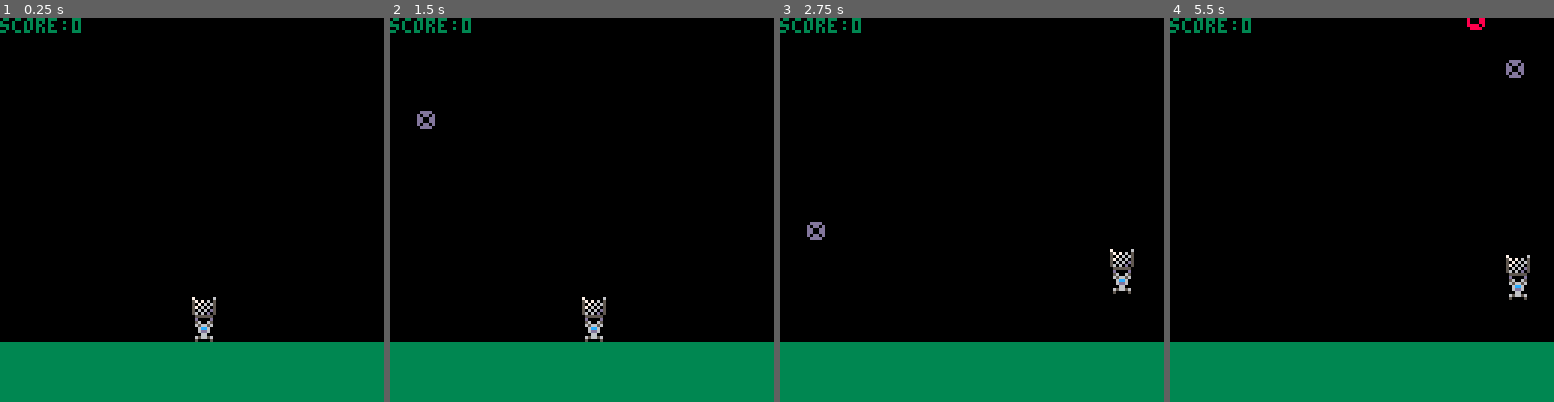
Above: before the commit, frames 1-4 (left to right).
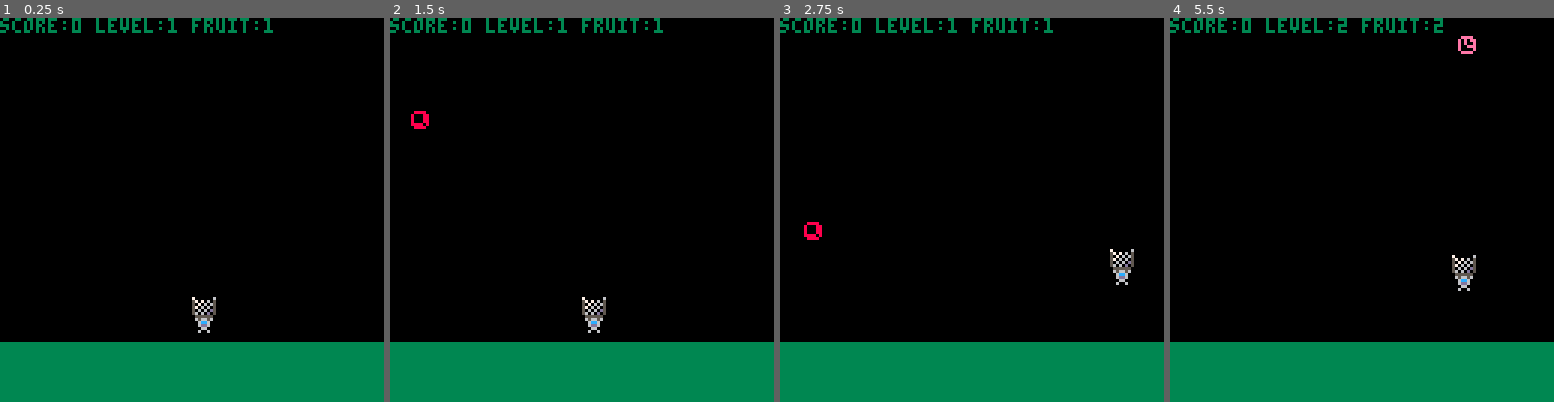
Above: after the commit, the same moments.

Repository: jacobneal65/drop-p8
Game: PICO-8 cartridge drop.p8
Two runs of this game, one before a commit and one after it. Both use one fixed random seed, a clock stepped at 60 frames per second and the inputs below.
Inputs:
- Up to frame 1 (0.25 s): no input
- Up to frame 2 (1.5 s): no input
- Up to frame 3 (2.75 s): hold Right 1.6-2.1 s; hold Up 2.15-2.42 s; hold Right from 2.47 s (still down)
- Up to frame 4 (5.5 s): release Right at 3.03 s; hold Left 3.08-3.58 s; hold Down 3.63-3.97 s; hold Right 4.02-4.68 s; hold Up 4.73-5.03 s; hold Left from 5.08 s (still down)

The runs differ from the first frame. In frame 1, 0.9% of the frame differs, in the area x 25-72%, y 0-85%; in frame 2, 1.1%; in frame 3, 1.1%; in frame 4, 1.8%, in the area x 25-94%, y 0-74%.

Commit message:
music update

Diff:
--- a/drop.p8
+++ b/drop.p8
@@ -10,18 +10,24 @@
 p_y=100
 fruits={}
 f_start=16
-f_cnt=6
+f_cnt=5
 f_itrvl=16
+f_ybnd=128
+
 grav=1
 level=1
 pt=0
 
+
 function _init()
  for i=1,level do
+ 	local fx=flr(rnd(110)+5)
  	fruit={
  		sprite=flr(rnd(f_cnt)+f_start),
- 		x=flr(rnd(120)+5),
- 		y=i*(-f_itrvl)
+ 		x=fx,
+ 		bx=fx,
+ 		y=i*(-f_itrvl),
+ 		wv=flr(rnd(10))
  	}
  	add(fruits,fruit)
  end
@@ -33,21 +39,32 @@
 	if (btn(2)) p_y-=2
 	if (btn(3)) p_y+=2
 
+	--bounds
+	if (p_x > 120) p_x=120
+	if (p_x < 0) p_x=1
+	if (p_y > 120) p_y=120
+	if (p_y < 0) p_y=1
+
 	--fruit
 	for fruit in all(fruits) do
 		fruit.y+=grav
+		fruit.x=fruit.bx+fruit.wv*sin(time())
 		if fruit.y+4>p_y-8
 		and fruit.y+4<p_y
 		and fruit.x+4>p_x
 		and fruit.x+4<p_x+8 then
 			pt+=1
 			del(fruits,fruit)
+			sfx(1)
+		end
+
+		if fruit.y>f_ybnd then
+			del(fruits,fruit)
+			sfx(0)
 		end
 	end
 
-	if fruit.y>120 then
-		del(fruits,fruit)
-	end
+
 
 	--got all fruit
 	if #fruits==0 then
@@ -69,16 +86,21 @@
 	end
 
 	print("score:"..pt)
+	print("level:"..level,32,0)
+	print("fruit:"..#fruits,64,0)
 end
+-->8
+--particles
+
 __gfx__
-00000000000000000d0000d000000000000000000000000000000000000000000000000000000000000000000000000000000000000000000000000000000000
-00000000700000060560065000000000000000000000000000000000000000000000000000000000000000000000000000000000000000000000000000000000
-00700700570706050656656000000000000000000000000000000000000000000000000000000000000000000000000000000000000000000000000000000000
-0007700050706065006cc60000000000000000000000000000000000000000000000000000000000000000000000000000000000000000000000000000000000
-0007700057060605006dd60000000000000000000000000000000000000000000000000000000000000000000000000000000000000000000000000000000000
-00700700506060d50006600000000000000000000000000000000000000000000000000000000000000000000000000000000000000000000000000000000000
-0000000056060d050656656000000000000000000000000000000000000000000000000000000000000000000000000000000000000000000000000000000000
-00000000055555500500005000000000000000000000000000000000000000000000000000000000000000000000000000000000000000000000000000000000
+0000000000000000065665600000000000000000000000000000000000000000000000000d0000d0000000000000000000000000000000000000000000000000
+0000000070000006006cc60000000000000000000000000000000000000000000000000005600650000000000000000000000000000000000000000000000000
+0070070057070605006dd60000000000000000000000000000000000000000000000000006566560000000000000000000000000000000000000000000000000
+000770005070606500066000000000000000000000000000000000000000000000000000006cc600000000000000000000000000000000000000000000000000
+000770005706060500600600000000000000000000000000000000000000000000000000006dd600000000000000000000000000000000000000000000000000
+00700700506060d50000000000000000000000000000000000000000000000000000000000066000000000000000000000000000000000000000000000000000
+0000000056060d050000000000000000000000000000000000000000000000000000000006566560000000000000000000000000000000000000000000000000
+00000000055555500000000000000000000000000000000000000000000000000000000005000050000000000000000000000000000000000000000000000000
 00000000000000000000000000000000000000000000000000000000000000000000000000000000000000000000000000000000000000000000000000000000
 0088880000dddd0000aaaa0000bbbb0000eeee000099990000000000000000000000000000000000000000000000000000000000000000000000000000000000
 080008800d0dd0d00a0000a00b0bbbb00e0e0ee00900099000000000000000000000000000000000000000000000000000000000000000000000000000000000
Not shown, changed: the sound effects (__sfx__) section of drop.p8
